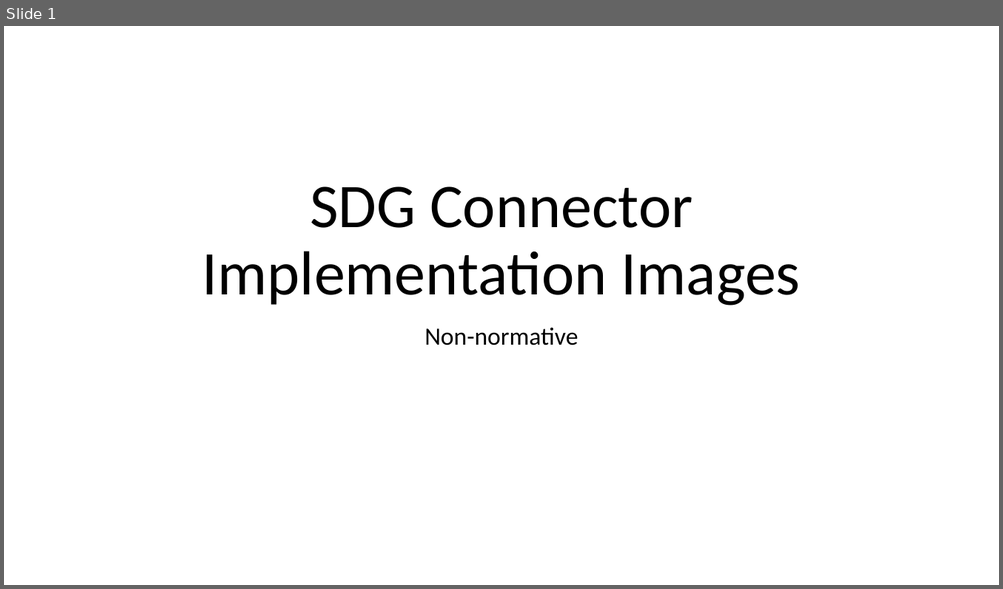
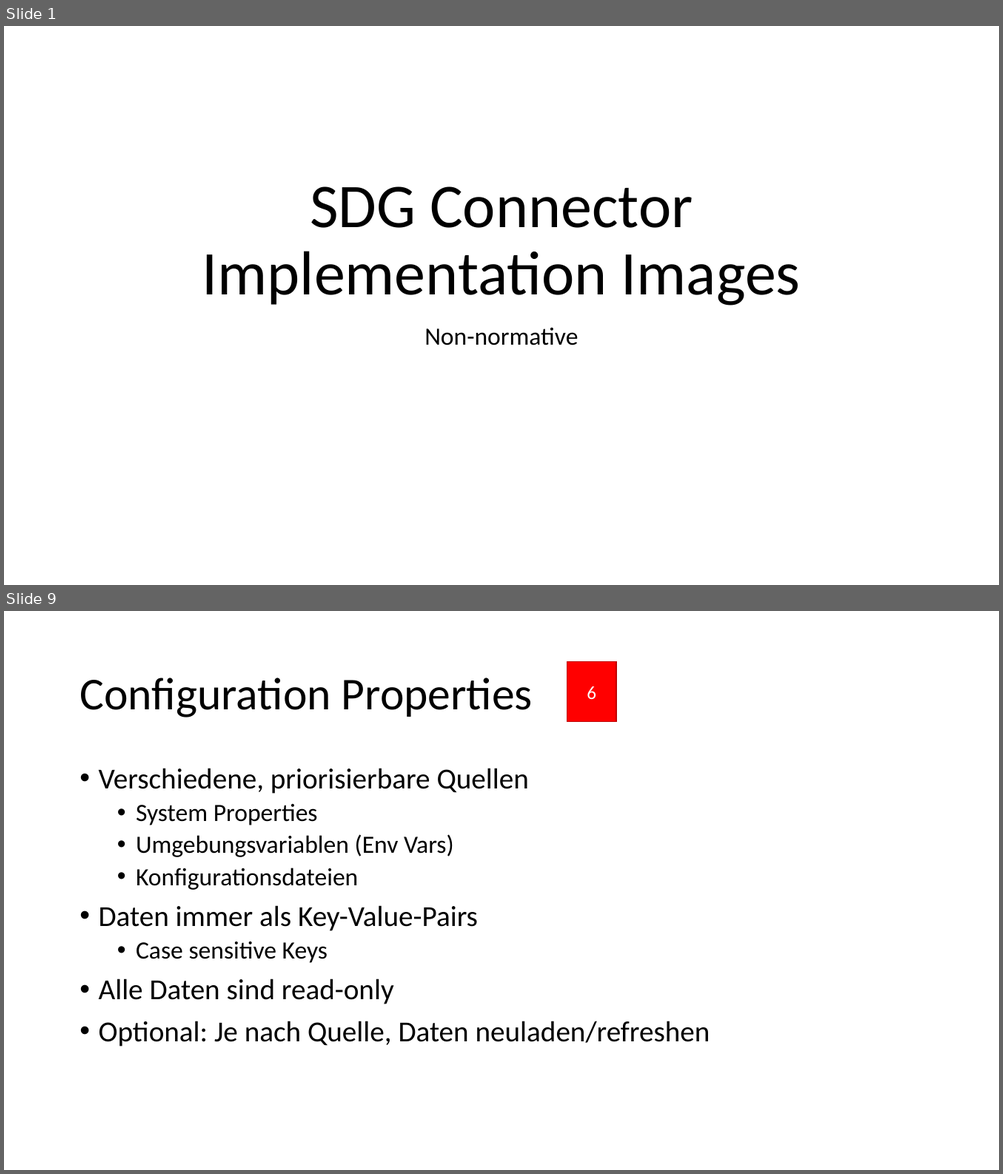
Before and after one commit to Governikus/SDG-shared-commons, a slide deck: docs/SDG Connector Implementation.pptx. Shown one above the other, each under a label of ours: slide 1 before the commit, slides 1 and 9 after it; the slides between them are not shown. The pictures are 1003x589 and 1003x1174 pixels, drawn with LibreOffice and Linux fonts; fonts in the diff are those of the drawing. Boxes give left, top, right and bottom in pixels: in the first picture for what was removed or moved away, otherwise in the second. Text is boxed around its words. In the diff, an @@ line names an element or a change of style, - is before the commit and + after.

```diff
--- a/docs/SDG Connector Implementation.pptx
+++ b/docs/SDG Connector Implementation.pptx
@@ slide 9 added at box(4, 611, 999, 1170), background #FFFFFF @@
@@ rectangle added at box(567, 662, 617, 721), fill #FF0000, outline #C00000 1 pt, 18 pt, text #FFFFFF @@
+6
@@ title added at box(79, 678, 532, 718), 44 pt, text #000000 @@
+Configuration Properties
@@ text added at box(99, 768, 710, 1047), 28 pt, text #000000 @@
+• Verschiedene, priorisierbare Quellen
+  • System Properties
+  • Umgebungsvariablen (Env Vars)
+  • Konfigurationsdateien
+• Daten immer als Key-Value-Pairs
+  • Case sensitive Keys
+• Alle Daten sind read-only
+• Optional: Je nach Quelle, Daten neuladen/refreshen
```
Also in this commit, not shown: 1 slide changed, 6 other slides added.
